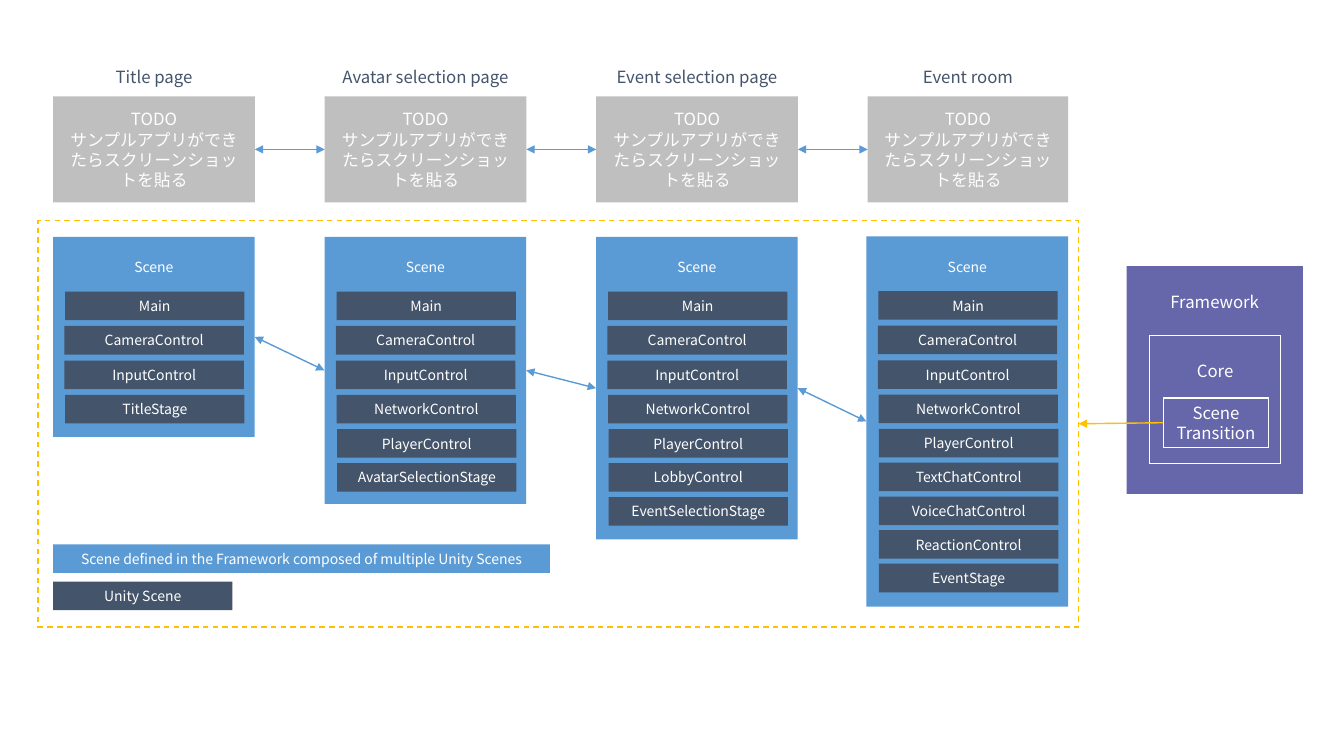
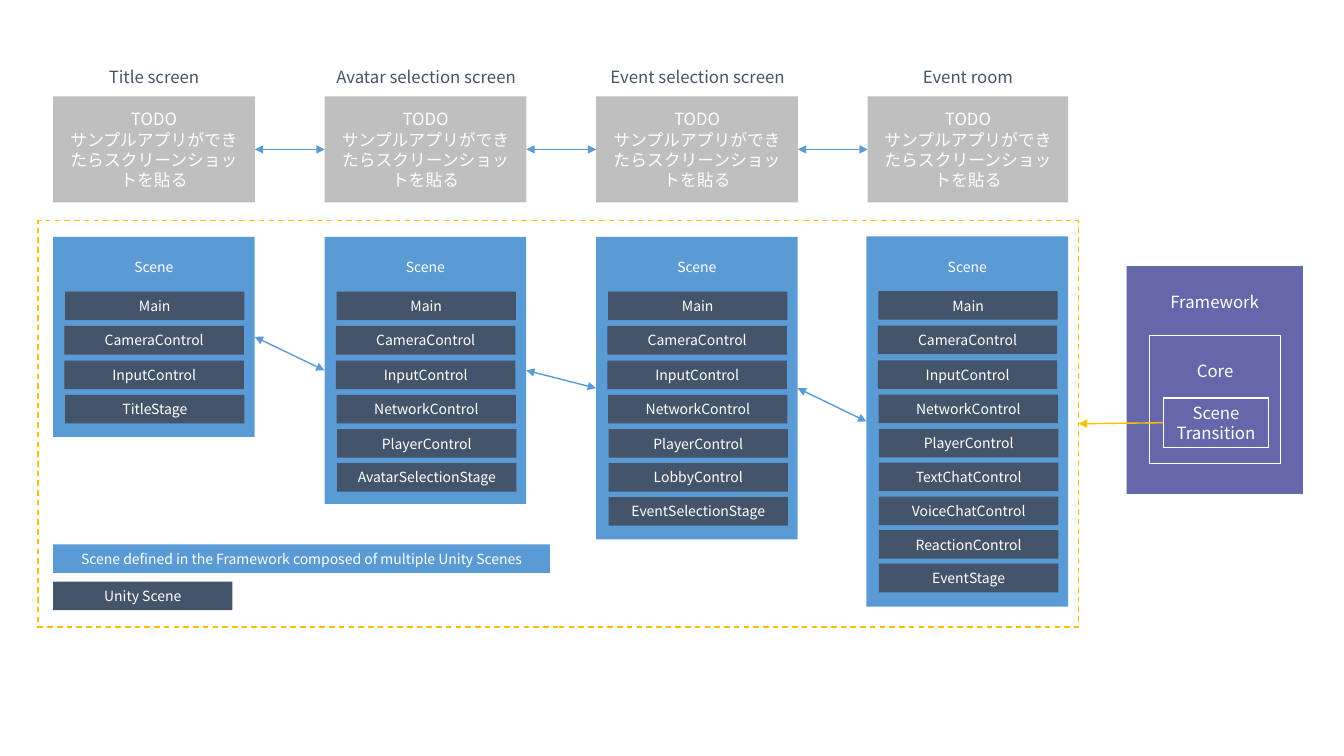
Before and after one commit to extreal-dev/Extreal.Guide, a slide deck: slide 2 of work/work.pptx. Drawn at 1344x756 pixels with LibreOffice and Linux fonts; fonts in the diff are those of the drawing. Boxes give left, top, right and bottom in pixels: in the first picture for what was removed or moved away, otherwise in the second. Text is boxed around its words. In the diff, an @@ line names an element or a change of style, - is before the commit and + after.

```diff
--- a/work/work.pptx
+++ b/work/work.pptx
@@ text at [109,69,200,83]: text changed @@
-Title page
+Title screen
@@ text at [336,69,516,83]: text changed @@
-Avatar selection page
+Avatar selection screen
@@ text at [610,69,785,83]: text changed @@
-Event selection page
+Event selection screen
```
Also in this commit, not shown: 2 other files.
